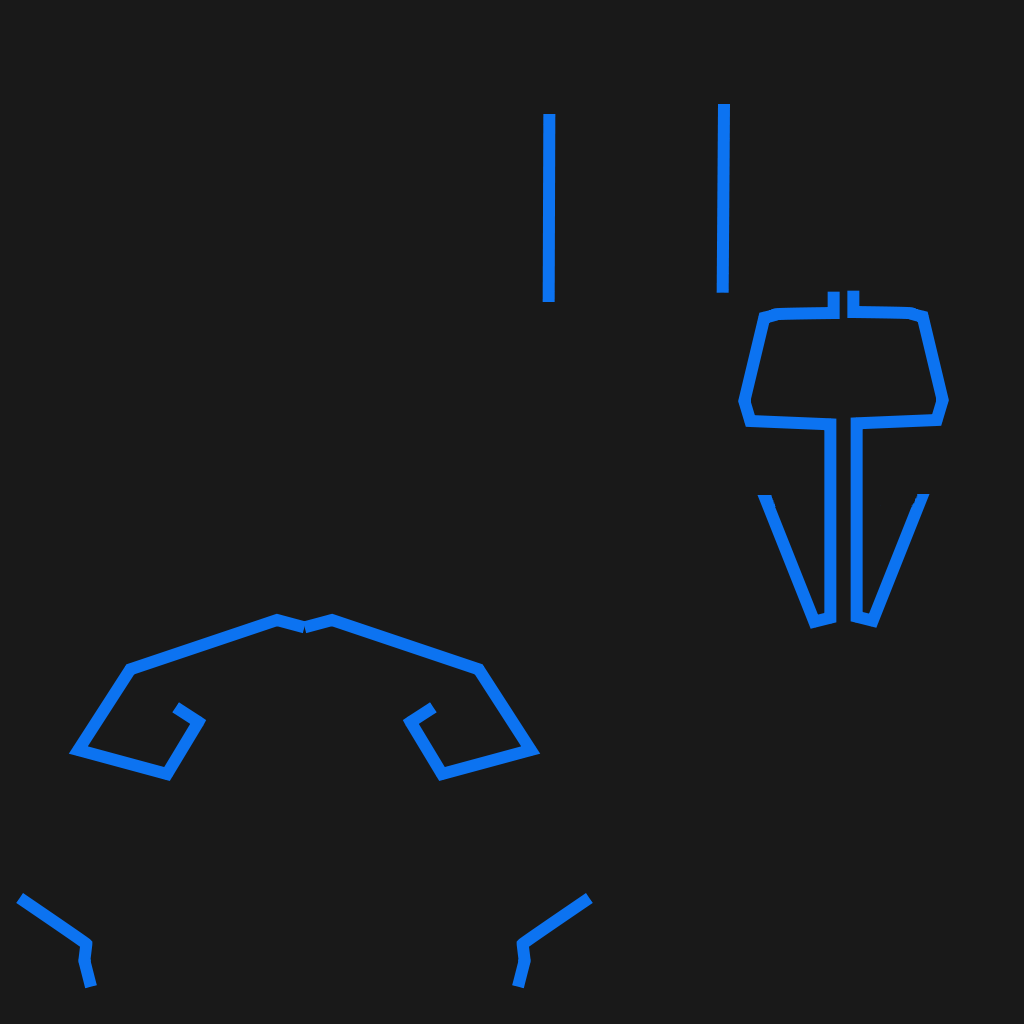
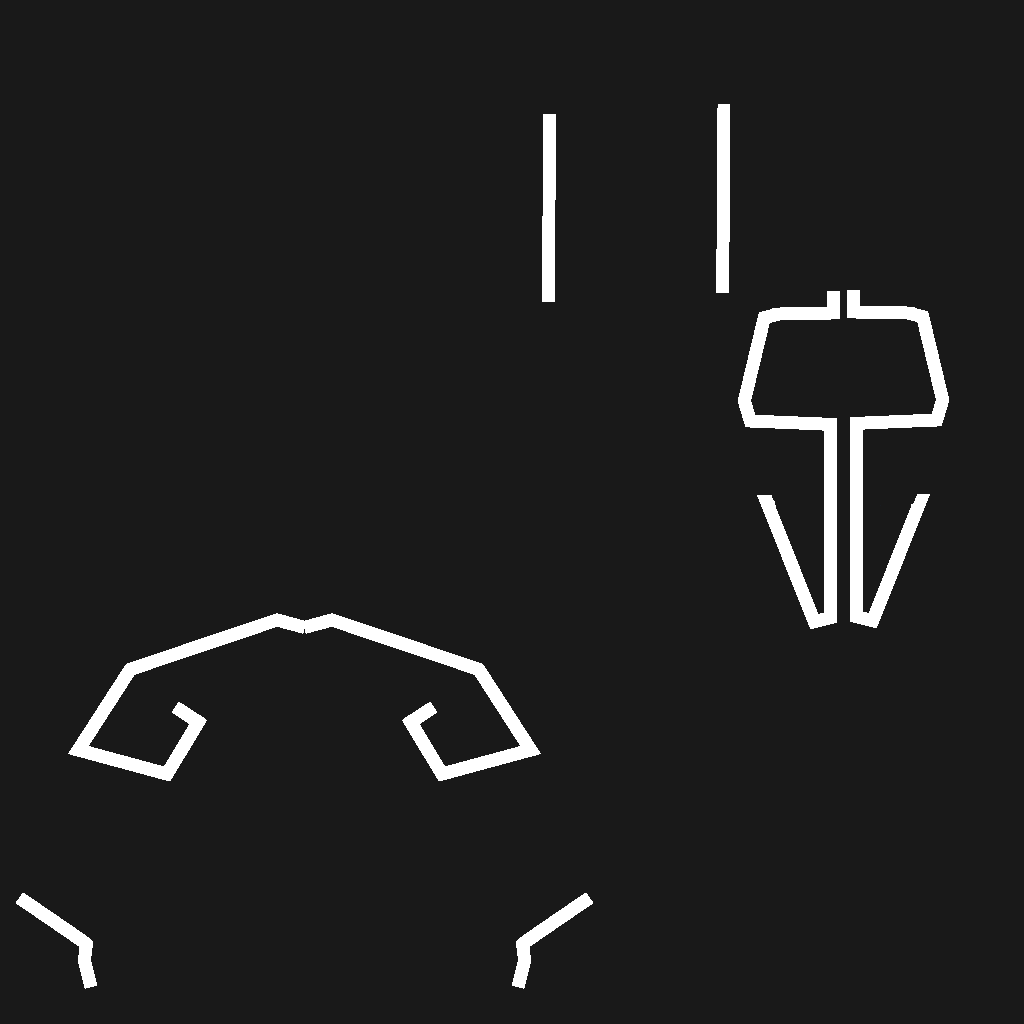
Comparing the layer stacks of the two 1024 x 1024 images. Changes:
painted on "New Layer" over [16, 104, 949, 989]
